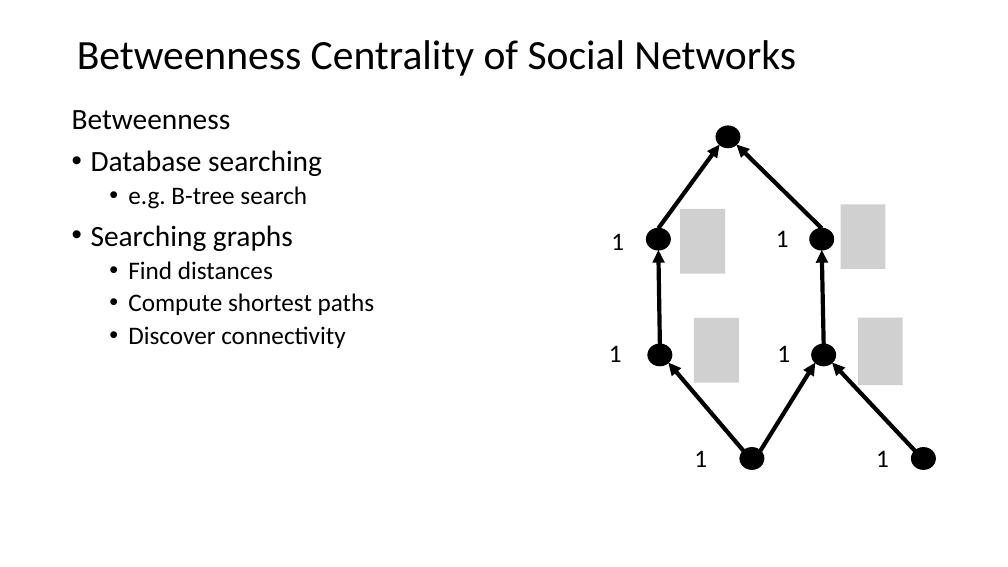
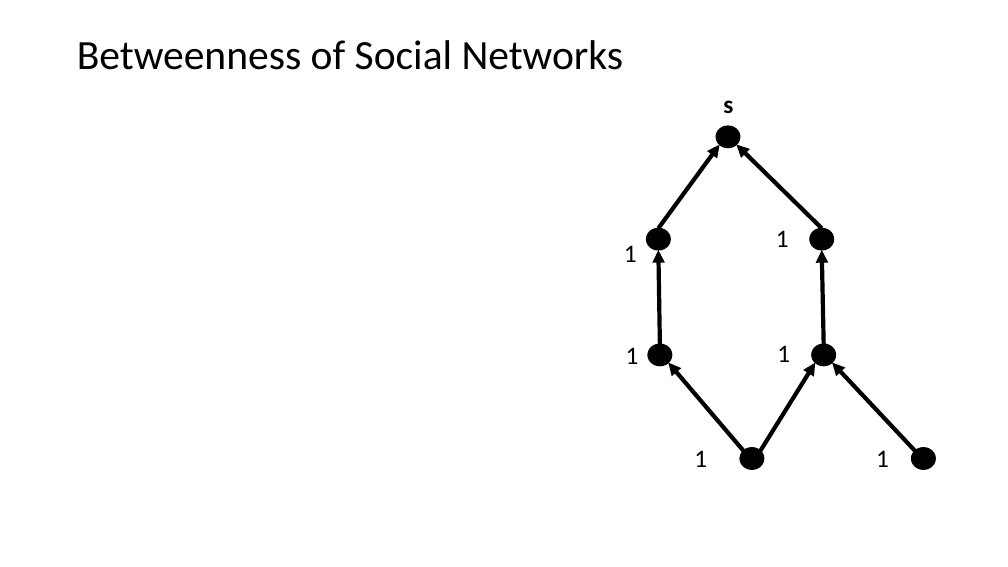
Before and after one commit to StephenElston/CSCI-E-108, a slide deck: slide 26 of slides/9_SocialNetworkAnalysis.pptx (slide 23 before the commit). Drawn at 1008x567 pixels with LibreOffice and Linux fonts; fonts in the diff are those of the drawing; grey boxes stand for pictures. Boxes give left, top, right and bottom in pixels: in the first picture for what was removed or moved away, otherwise in the second. Text is boxed around its words. In the diff, an @@ line names an element or a change of style, - is before the commit and + after.

```diff
--- a/slides/9_SocialNetworkAnalysis.pptx
+++ b/slides/9_SocialNetworkAnalysis.pptx
@@ title at (77, 40, 624, 70): text changed @@
-Betweenness Centrality of Social Networks
+Betweenness of Social Networks
@@ text removed at (72, 110, 375, 348) @@
-Betweenness
-• Database searching
-  • e.g. B-tree search
-• Searching graphs
-  • Find distances
-  • Compute shortest paths
-  • Discover connectivity
@@ text added at (723, 100, 733, 113), 24 pt, text #000000, bold @@
+s
@@ picture removed at (681, 209, 725, 274) @@
@@ picture removed at (841, 204, 885, 268) @@
@@ text "1": place and size @@
-text "1" at (611, 233, 624, 250)
+text "1" at (624, 245, 637, 262)
@@ picture removed at (694, 318, 739, 383) @@
@@ picture removed at (858, 318, 903, 385) @@
@@ text "1": place and size @@
-text "1" at (609, 345, 622, 362)
+text "1" at (626, 347, 639, 364)
```
Also in this commit, not shown: 8 other slides changed, 4 slides added.
